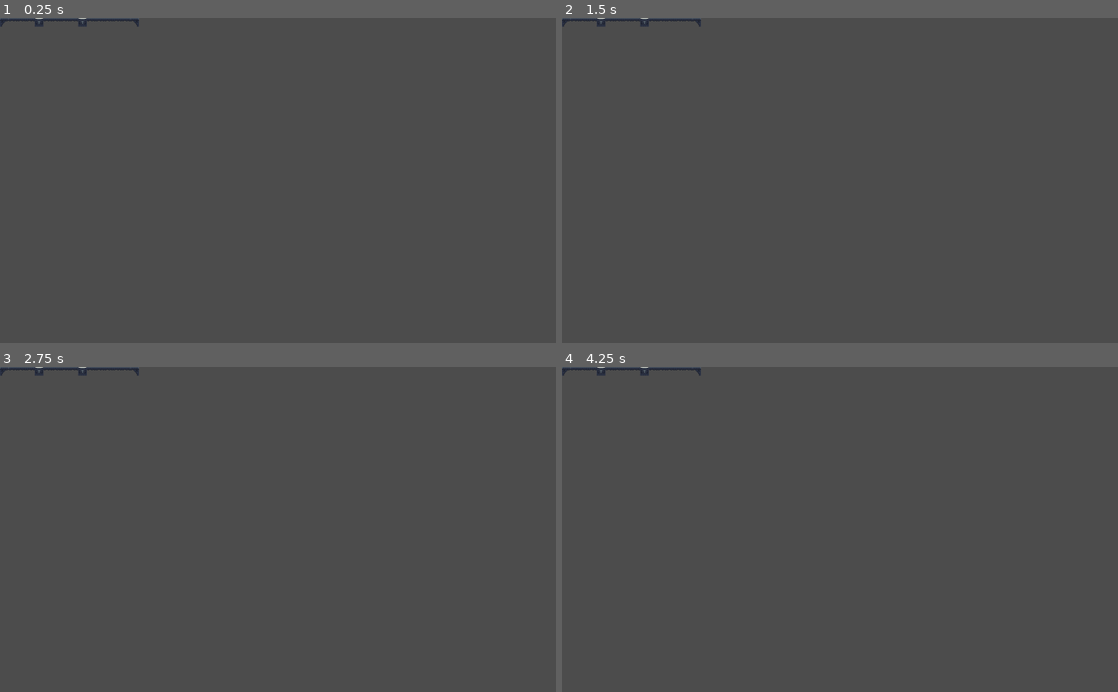
Above: before the commit, frames 1-4 (two rows, left to right).
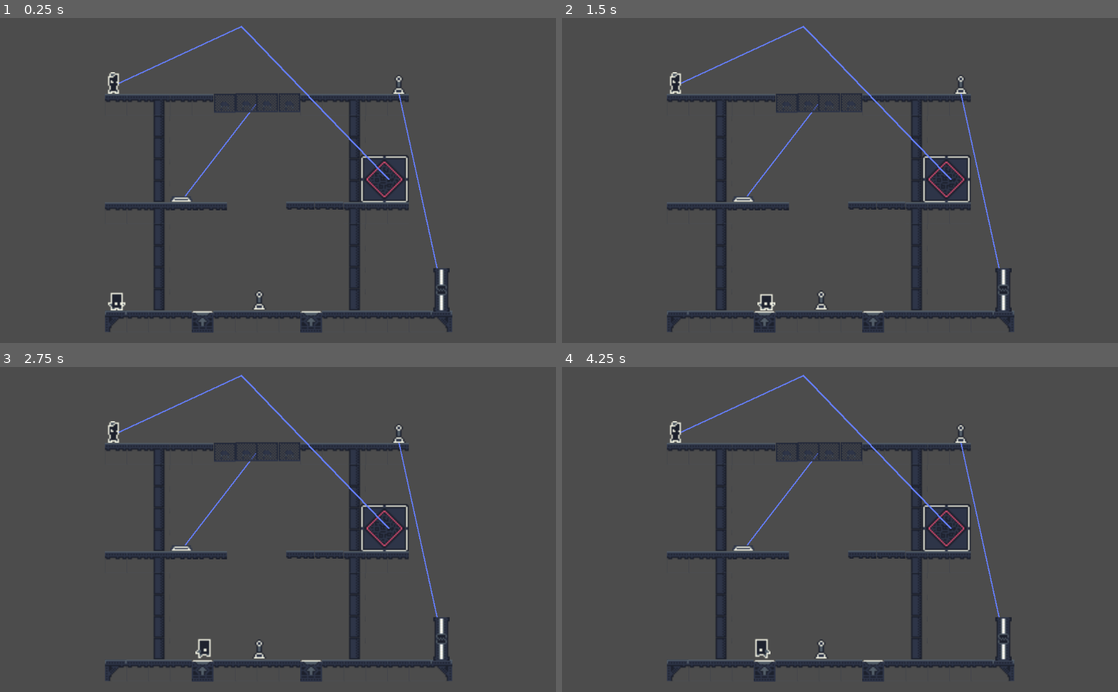
Above: after the commit, the same moments.

Repository: JuanG10/minion3
Game: Godot game, scene res://escenas/niveles/Nivel 2.tscn
The game is run twice, just before and just after one commit, with the same random seed, the same clock (stepped at 60 frames per second) and the same inputs. This scene is started directly instead of the project's main scene.
Inputs:
- Up to frame 1 (0.25 s): no input
- Up to frame 2 (1.5 s): tap Enter at 0.5 s; hold Right (ui_right) 0.53-1.28 s; tap B (Accionar_palanca) at 0.6 s; hold Down (ui_down) from 1.28 s (still down); tap Space (Impulso) at 1.35 s
- Up to frame 3 (2.75 s): tap Space (Impulso) at 2 s; release Down (ui_down) at 2.03 s; hold Right (ui_right) from 2.03 s (still down); tap B (Accionar_palanca) at 2.1 s
- Up to frame 4 (4.25 s): tap Enter at 2.75 s; release Right (ui_right) at 2.78 s; hold Up (ui_up) 2.78-3.53 s; tap Space (Impulso) at 2.85, 3.5 s; hold Left (ui_left) from 3.53 s (still down); tap B (Accionar_palanca) at 3.6 s

The runs differ from the first frame. In frame 1, 8.7% of the frame differs, in the area x 0-82%, y 0-97%; in frame 2, 8.6%; in frame 3, 8.7%; in frame 4, 8.7%.

Commit message:
cambio y refactor en placa de presion

Diff:
--- a/escenas/niveles/Nivel 2.tscn
+++ b/escenas/niveles/Nivel 2.tscn
@@ -1,6 +1,15 @@
-[gd_scene load_steps=11 format=2]
+[gd_scene load_steps=20 format=2]
 
 [ext_resource path="res://sprites/nuestrosSprites.png" type="Texture" id=1]
+[ext_resource path="res://escenas/objetos/Jugador.tscn" type="PackedScene" id=2]
+[ext_resource path="res://escenas/objetos/Plataforma_de_salto.tscn" type="PackedScene" id=3]
+[ext_resource path="res://escenas/objetos/Palanca.tscn" type="PackedScene" id=4]
+[ext_resource path="res://escenas/objetos/Suelo.tscn" type="PackedScene" id=5]
+[ext_resource path="res://escenas/objetos/Placa_de_presion.tscn" type="PackedScene" id=6]
+[ext_resource path="res://escenas/objetos/Rejilla.tscn" type="PackedScene" id=7]
+[ext_resource path="res://escenas/objetos/Puerta.tscn" type="PackedScene" id=8]
+[ext_resource path="res://escenas/objetos/Robot_station.tscn" type="PackedScene" id=9]
+[ext_resource path="res://escenas/objetos/Robot.tscn" type="PackedScene" id=10]
 
 [sub_resource type="ConvexPolygonShape2D" id=1]
 points = PoolVector2Array( 0, 0, 16, 0, 16, 4.51554, 0, 4.51554 )
@@ -349,7 +358,7 @@
 tile_set = SubResource( 9 )
 cell_size = Vector2( 16, 16 )
 format = 1
-tile_data = PoolIntArray( -720896, 14, 0, -720883, 7, 0, -655360, 1, 2, -655359, 1, 2, -655358, 1, 3, -655357, 1, 2, -655356, 1, 2, -655355, 16, 0, -655354, 16, 0, -655353, 16, 0, -655352, 16, 0, -655351, 1, 2, -655350, 1, 2, -655349, 1, 3, -655348, 1, 2, -655347, 1, 2, -589822, 6, 0, -589813, 6, 0, -524286, 6, 0, -524277, 6, 0, -458750, 6, 0, -458741, 6, 0, -458740, 12, 0, -393214, 6, 0, -393213, 17, 0, -393205, 6, 0, -327680, 1, 2, -327679, 1, 2, -327678, 1, 3, -327677, 1, 2, -327676, 1, 2, -327671, 1, 2, -327670, 1, 2, -327669, 1, 3, -327668, 1, 2, -327667, 1, 2, -262142, 6, 0, -262133, 6, 0, -196606, 6, 0, -196597, 6, 0, -131070, 6, 0, -131061, 6, 0, -131057, 11, 0, -65536, 15, 0, -65534, 6, 0, -65525, 6, 0, 0, 1, 0, 1, 1, 2, 2, 1, 2, 3, 1, 2, 4, 0, 0, 5, 1, 2, 6, 1, 2, 7, 1, 2, 8, 1, 2, 9, 0, 0, 10, 1, 2, 11, 1, 2, 12, 1, 2, 13, 1, 2, 14, 1, 2, 15, 1, 1 )
+tile_data = PoolIntArray( -655360, 1, 2, -655359, 1, 2, -655358, 1, 3, -655357, 1, 2, -655356, 1, 2, -655351, 1, 2, -655350, 1, 2, -655349, 1, 3, -655348, 1, 2, -655347, 1, 2, -589822, 6, 0, -589813, 6, 0, -524286, 6, 0, -524277, 6, 0, -458750, 6, 0, -458741, 6, 0, -393214, 6, 0, -393205, 6, 0, -327680, 1, 2, -327679, 1, 2, -327678, 1, 3, -327669, 1, 3, -327668, 1, 2, -327667, 1, 2, -262142, 6, 0, -262133, 6, 0, -196606, 6, 0, -196597, 6, 0, -131070, 6, 0, -131061, 6, 0, -65534, 6, 0, -65525, 6, 0, 0, 1, 0, 1, 1, 2, 2, 1, 2, 3, 1, 2, 5, 1, 2, 6, 1, 2, 7, 1, 2, 8, 1, 2, 10, 1, 2, 11, 1, 2, 12, 1, 2, 13, 1, 2, 14, 1, 2, 15, 1, 1 )
 __meta__ = {
 "_editor_description_": ""
 }
@@ -366,3 +375,63 @@
 position = Vector2( 0.471939, 0.471939 )
 points = PoolVector2Array( 7.69982, -167.042, 100.2, -209.989, 100.199, -209.989, 209.217, -96.7238 )
 width = 1.0
+
+[node name="Jugador" parent="." instance=ExtResource( 2 )]
+position = Vector2( 9.23662, -8.53245 )
+
+[node name="Plataforma_de_salto" parent="." instance=ExtResource( 3 )]
+position = Vector2( 72.0283, 6.74645 )
+
+[node name="Plataforma_de_salto2" parent="." instance=ExtResource( 3 )]
+position = Vector2( 152.031, 6.666 )
+
+[node name="Camera2D" type="Camera2D" parent="."]
+position = Vector2( 127.542, -95.8032 )
+current = true
+zoom = Vector2( 0.4, 0.4 )
+
+[node name="Palanca" parent="." instance=ExtResource( 4 )]
+position = Vector2( 114.245, -7.95349 )
+acciono = "Plataforma_de_salto"
+
+[node name="StaticBody2D" parent="." instance=ExtResource( 5 )]
+position = Vector2( -25.1023, -68.5894 )
+
+[node name="StaticBody2D2" parent="." instance=ExtResource( 5 )]
+position = Vector2( 82.0244, -68.9429 )
+
+[node name="StaticBody2D3" parent="." instance=ExtResource( 5 )]
+position = Vector2( -3.88907, -68.5894 )
+
+[node name="StaticBody2D4" parent="." instance=ExtResource( 5 )]
+position = Vector2( 60.8112, -69.0316 )
+
+[node name="Palanca_de_presion" parent="." instance=ExtResource( 6 )]
+position = Vector2( 56.1568, -82.1227 )
+accionar = "Rejilla"
+
+[node name="Rejilla" parent="." instance=ExtResource( 7 )]
+position = Vector2( 88.1916, -152.884 )
+
+[node name="Rejilla4" parent="." instance=ExtResource( 7 )]
+position = Vector2( 104.264, -153.083 )
+
+[node name="Rejilla3" parent="." instance=ExtResource( 7 )]
+position = Vector2( 119.741, -153.083 )
+
+[node name="Rejilla2" parent="." instance=ExtResource( 7 )]
+position = Vector2( 136.012, -153.083 )
+
+[node name="Puerta" parent="." instance=ExtResource( 8 )]
+position = Vector2( 248, -15 )
+
+[node name="Palanca2" parent="." instance=ExtResource( 4 )]
+position = Vector2( 216.997, -167.05 )
+acciono = "Puerta"
+
+[node name="Robot_station" parent="." instance=ExtResource( 9 )]
+position = Vector2( 206.032, -96.7686 )
+
+[node name="Robot" parent="." instance=ExtResource( 10 )]
+position = Vector2( 6.31375, -167.895 )
+id = 1
--- a/scripts/Placa_de_presion.gd
+++ b/scripts/Placa_de_presion.gd
@@ -4,25 +4,31 @@
 
 export (String) var accionar
 
-var  escena_actual
+var  escenas_actuales
 
 func _ready():
-	escena_actual = get_tree().get_nodes_in_group(accionar)[0]
+	escenas_actuales = get_tree().get_nodes_in_group(accionar)
 
 func _physics_process(delta):
 	if puede_accionar:
 		frame = 1
-		escena_actual.activar()
+		activar()
 	else:
 		frame = 0
-		escena_actual.desactivar()
+		desactivar()
 
 
 func _on_Area2D_body_entered(body):
 	if(get_tree().get_nodes_in_group("characters").has(body)):
 		puede_accionar = true
 
+func activar():
+	for escena_actual in escenas_actuales:
+		escena_actual.activar()
 
+func desactivar():
+	for escena_actual in escenas_actuales:
+		escena_actual.desactivar()
 
 func _on_Area2D_body_exited(body):
 	if(get_tree().get_nodes_in_group("characters").has(body)):
--- a/scripts/Plataforma_de_salto_sprite.gd
+++ b/scripts/Plataforma_de_salto_sprite.gd
@@ -11,7 +11,6 @@
 func _on_Area2D_body_entered(body):
 	if(get_tree().get_nodes_in_group("controllable_characters").has(body)):
 		if activado:
-			print("holaaa ?")
 			body.impulso(self)
 
 
